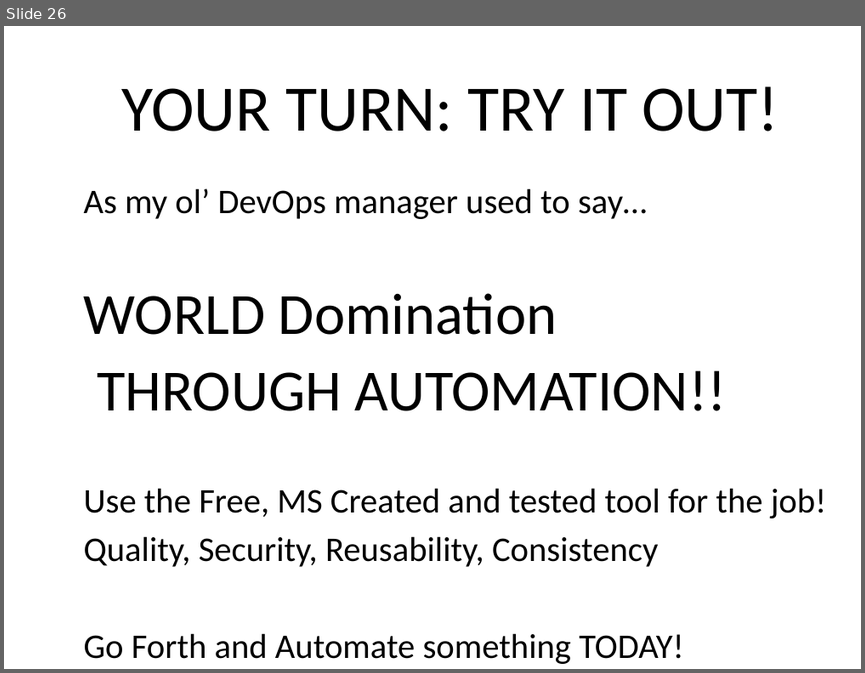
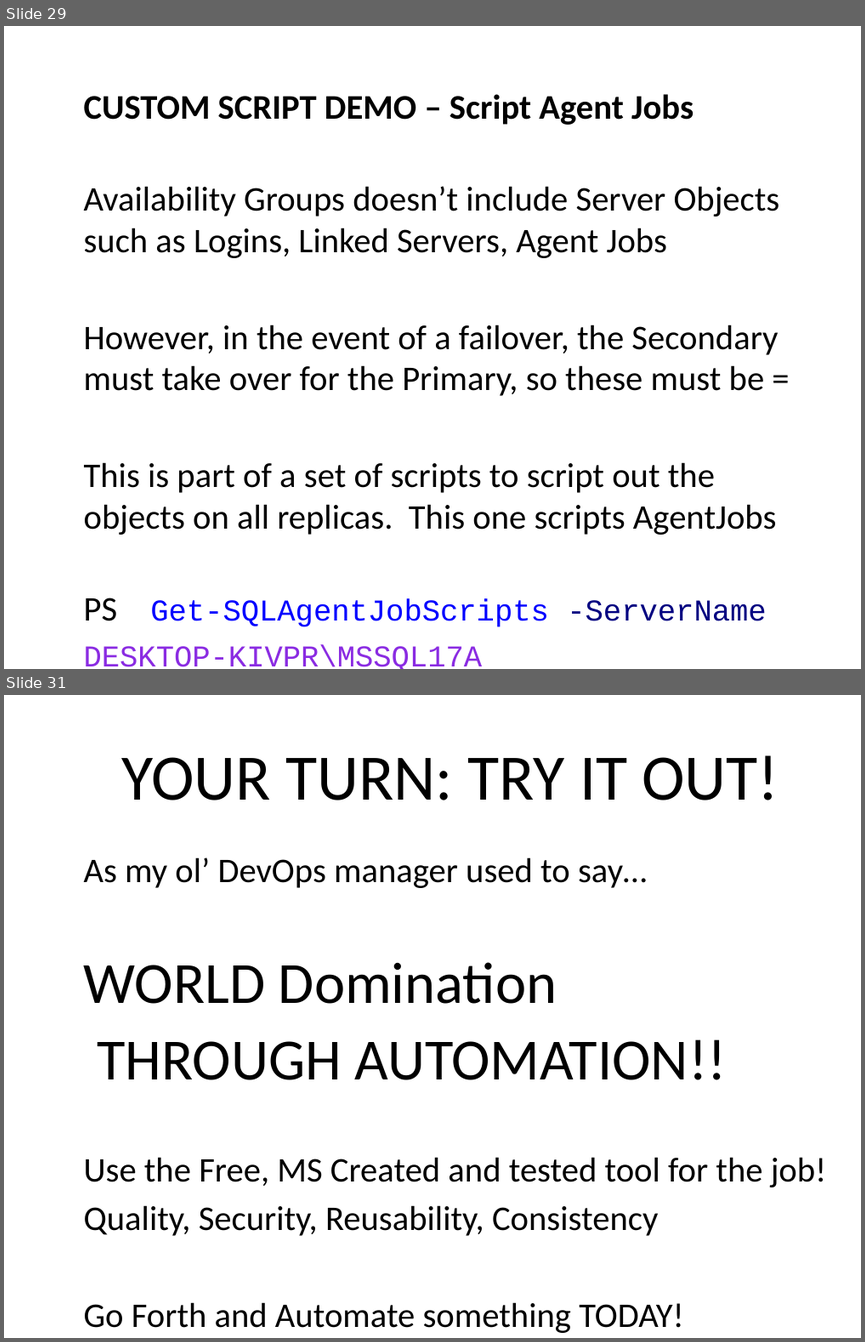
Before and after one commit to GoddessOfTheDatabase/SSPowershell, a slide deck: Presentation2-wTemplate.odp. Shown one above the other, each under a label of ours: slide 26 before the commit, slides 29 and 31 after it; the slides between them are not shown. The pictures are 865x673 and 865x1342 pixels, drawn with LibreOffice and Linux fonts; fonts in the diff are those of the drawing; background and template pictures are left out. Boxes give left, top, right and bottom in pixels: in the first picture for what was removed or moved away, otherwise in the second. Text is boxed around its words. In the diff, an @@ line names an element or a change of style, - is before the commit and + after.

Commit message:
update with Agent Job slides

```diff
--- a/Presentation2-wTemplate.odp
+++ b/Presentation2-wTemplate.odp
@@ slide 29 added at [4,26,861,669], background picture (left out) @@
@@ title added at [84,94,693,125], 32 pt, text #000000, bold @@
+CUSTOM SCRIPT DEMO – Script Agent Jobs
@@ text added at [84,186,780,669], 32 pt, text #000000 @@
+Availability Groups doesn’t include Server Objects such as Logins, Linked Servers, Agent Jobs
+● However, in the event of a failover, the Secondary must take over for the Primary, so these must be =
+This is part of a set of scripts to script out the objects on all replicas. This one scripts AgentJobs
+PS Get-SQLAgentJobScripts -ServerName DESKTOP-KIVPR\MSSQL17A
@@ what was slide 26 is now slide 31 @@
```
Also in this commit, not shown: 2 slides changed, 4 other slides added.
